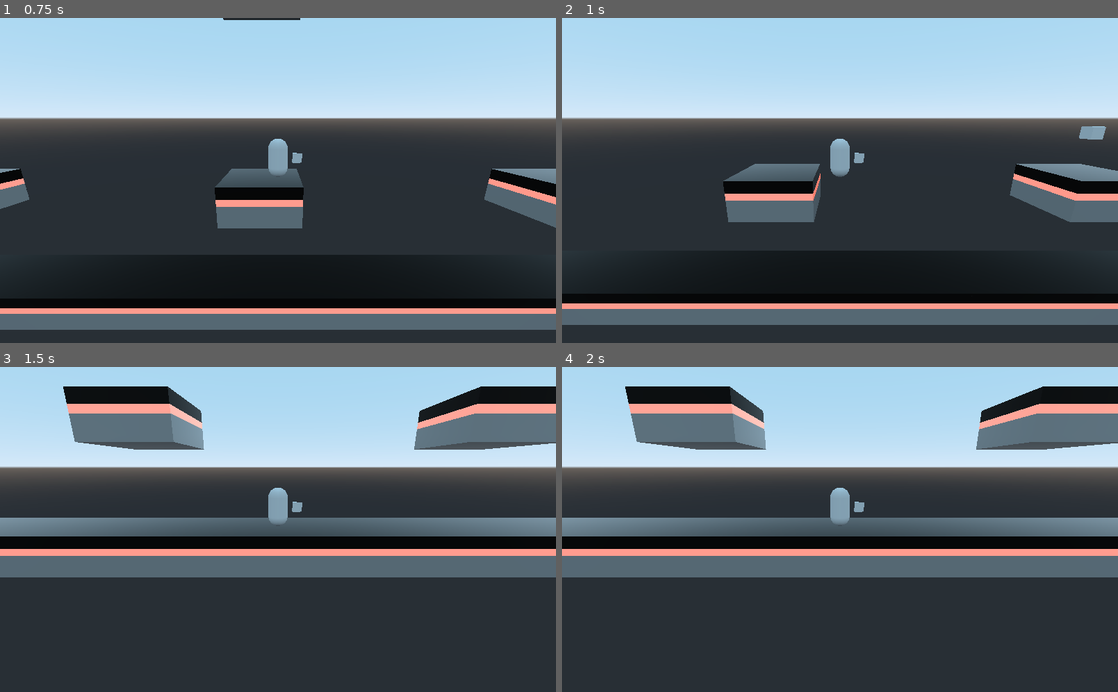
Above: before the commit, frames 1-4 (two rows, left to right).
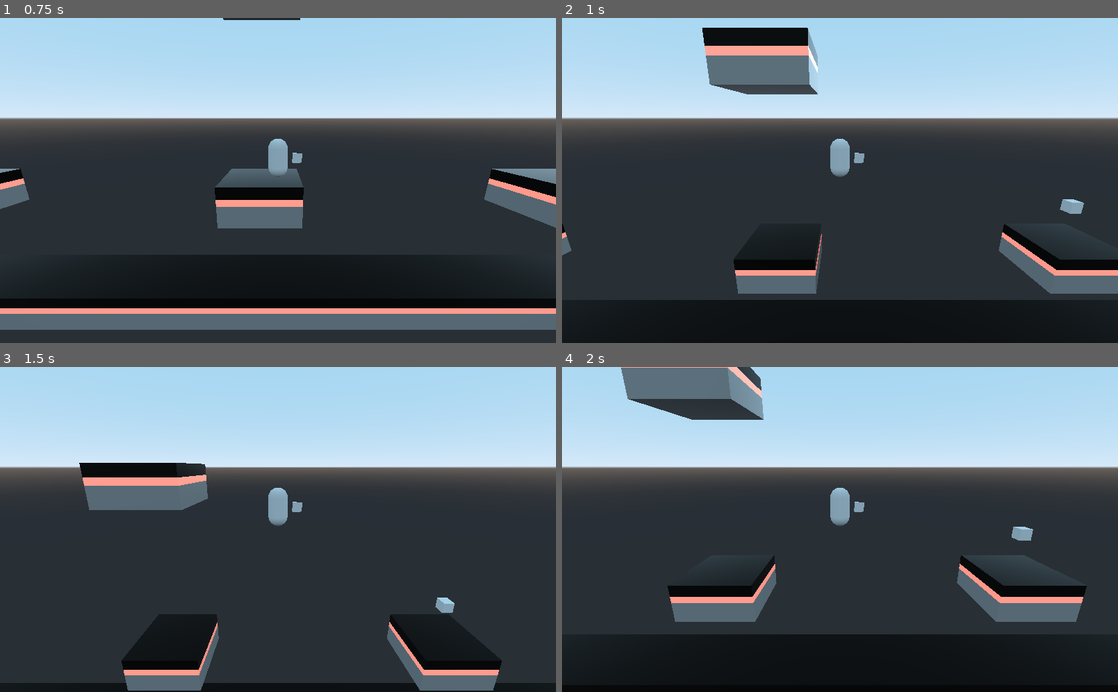
Above: after the commit, the same moments.

Repository: matgib38/Devoid
Game: Godot game, scene res://Entities/Test Level.tscn
The game is run twice, just before and just after one commit, with the same random seed, the same clock (stepped at 60 frames per second) and the same inputs.
Inputs:
- Up to frame 1 (0.75 s): tap Enter at 0.5 s; hold Right (ui_right) from 0.53 s (still down); tap Shift (do_dash, bound only after the commit) at 0.6 s
- Up to frame 2 (1 s): keep holding Right (ui_right); tap W (jump, bound only after the commit) at 0.77, 0.8 s
- Up to frame 3 (1.5 s): tap W (jump, bound only after the commit) at 1.07, 1.35 s; release Right (ui_right) at 1.28 s; hold Down (ui_down) from 1.28 s (still down)
- Up to frame 4 (2 s): keep holding Down (ui_down); tap W (jump, bound only after the commit) at 1.52, 1.82 s; tap Shift (do_dash, bound only after the commit) at 1.55 s

Frame 1 is identical in both runs. In frame 2, 32% of the frame differs, in the area x 0-100%, y 2-100%; in frame 3, 39%; in frame 4, 48%, in the area x 0-100%, y 0-100%.

Commit message:
added spike floor long

Diff:
--- a/Entities/Dash.tscn
+++ b/Entities/Dash.tscn
@@ -1,6 +1,6 @@
 [gd_scene load_steps=4 format=2]
 
-[ext_resource path="res://Dash.gd" type="Script" id=1]
+[ext_resource path="res://Entities/Dash.gd" type="Script" id=1]
 
 [sub_resource type="CubeMesh" id=1]
 
--- a/Entities/Movement.gd
+++ b/Entities/Movement.gd
@@ -23,7 +23,7 @@
 	var input = Vector3(
 		0,
 		0,
-		-int(Input.is_action_pressed("ui_left")) + int(Input.is_action_pressed("ui_right"))
+		-int(Input.is_action_pressed("left")) + int(Input.is_action_pressed("right"))
 	)
 	input = input.normalized()
 	return input
@@ -62,20 +62,20 @@
 	if is_on_wall():
 		can_double_jump = true
 
-	if Input.is_action_just_pressed("ui_up") and not is_on_floor() and double_jump == true and can_double_jump:
+	if Input.is_action_just_pressed("jump") and not is_on_floor() and double_jump == true and can_double_jump:
 		move_vector.y = jump
 		can_double_jump = false
 
-	if Input.is_action_just_pressed("ui_up") and is_on_floor(): #Codes for basic jump
+	if Input.is_action_just_pressed("jump") and is_on_floor(): #Codes for basic jump
 		move_vector.y = jump
 
-	if Input.is_action_just_pressed("ui_up") and is_on_wall() and wall_jump == true and can_wall_jump: #Codes for wall jump
+	if Input.is_action_just_pressed("jump") and is_on_wall() and wall_jump == true and can_wall_jump: #Codes for wall jump
 		move_vector.y = jump
 		can_wall_jump = false
 		can_double_jump = true
 		$WallJumpTimer.start()
 
-	if Input.is_action_just_pressed("ui_down") and dash and can_dash == true:
+	if Input.is_action_just_pressed("do_dash") and dash and can_dash == true:
 		speed = 50
 		max_speed = 50
 		dashing = true
--- a/Entities/Test Level.tscn
+++ b/Entities/Test Level.tscn
@@ -1,11 +1,11 @@
 [gd_scene load_steps=10 format=2]
 
-[ext_resource path="res://Entities/Player.tscn" type="PackedScene" id=1]
+[ext_resource path="res://Player/Player.tscn" type="PackedScene" id=1]
 [ext_resource path="res://Player/Camera.gd" type="Script" id=2]
 [ext_resource path="res://Player/CameraStopper.tscn" type="PackedScene" id=3]
 [ext_resource path="res://Platforms/long_red_platform.tscn" type="PackedScene" id=4]
 [ext_resource path="res://Entities/WallJump.tscn" type="PackedScene" id=5]
-[ext_resource path="res://Platforms/spike_floor_short.tscn" type="PackedScene" id=6]
+[ext_resource path="res://Platforms/spike_floor_long.tscn" type="PackedScene" id=6]
 [ext_resource path="res://Entities/DoubleJump.tscn" type="PackedScene" id=7]
 [ext_resource path="res://Platforms/red_platform.tscn" type="PackedScene" id=8]
 [ext_resource path="res://Entities/Dash.tscn" type="PackedScene" id=9]
@@ -76,8 +76,11 @@
 [node name="long_red_platform2" parent="." instance=ExtResource( 4 )]
 transform = Transform( 1, 0, 0, 0, 1, 0, 0, 0, 1, 0, -2, 19 )
 
-[node name="spike_floor_short" parent="." instance=ExtResource( 6 )]
-transform = Transform( 1.31134e-07, 0, -1, 0, 1, 0, 1, 0, 1.31134e-07, 0, -2, 35 )
-
 [node name="Dash" parent="." instance=ExtResource( 9 )]
 transform = Transform( 0.3, 0, 0, 0, 0.308, 0, 0, 0, 0.3, 0, 8, 3 )
+
+[node name="spike_floor_long" parent="." instance=ExtResource( 6 )]
+transform = Transform( 1, 0, 0, 0, 1, 0, 0, 0, 1, 0, -2, 43 )
+
+[node name="spike_floor_long2" parent="." instance=ExtResource( 6 )]
+transform = Transform( 1, 0, 0, 0, 1, 0, 0, 0, 1, 0, -2, 63 )
--- /dev/null
+++ b/Platforms/spike_floor_long.tscn
@@ -0,0 +1,19 @@
+[gd_scene load_steps=2 format=2]
+
+[ext_resource path="res://Platforms/spike_floor_short.tscn" type="PackedScene" id=1]
+
+[node name="spike_floor_long" type="Spatial"]
+
+[node name="spike_floor_short" parent="." instance=ExtResource( 1 )]
+
+[node name="spike_floor_short2" parent="." instance=ExtResource( 1 )]
+transform = Transform( 1.31134e-07, 0, -1, 0, 1, 0, 1, 0, 1.31134e-07, 0, 0, 4 )
+
+[node name="spike_floor_short3" parent="." instance=ExtResource( 1 )]
+transform = Transform( 1.31134e-07, 0, -1, 0, 1, 0, 1, 0, 1.31134e-07, 0, 0, 8 )
+
+[node name="spike_floor_short4" parent="." instance=ExtResource( 1 )]
+transform = Transform( 1.31134e-07, 0, -1, 0, 1, 0, 1, 0, 1.31134e-07, 0, 0, -4 )
+
+[node name="spike_floor_short5" parent="." instance=ExtResource( 1 )]
+transform = Transform( 1.31134e-07, 0, -1, 0, 1, 0, 1, 0, 1.31134e-07, 0, 0, -8 )
--- a/Entities/Player.tscn
+++ b/Player/Player.tscn
@@ -40,7 +40,6 @@
 one_shot = true
 
 [node name="DashTimeout" type="Timer" parent="."]
-wait_time = 1.5
 
 [connection signal="timeout" from="WallJumpTimer" to="." method="_on_WallJumpTimer_timeout"]
 [connection signal="timeout" from="DashLengthTimer" to="." method="_on_DashLengthTimer_timeout"]
--- a/project.godot
+++ b/project.godot
@@ -18,6 +18,32 @@
 run/main_scene="res://Entities/Test Level.tscn"
 config/icon="res://icon.png"
 
+[input]
+
+jump={
+"deadzone": 0.5,
+"events": [ Object(InputEventKey,"resource_local_to_scene":false,"resource_name":"","device":0,"alt":false,"shift":false,"control":false,"meta":false,"command":false,"pressed":false,"scancode":87,"unicode":0,"echo":false,"script":null)
+, Object(InputEventKey,"resource_local_to_scene":false,"resource_name":"","device":0,"alt":false,"shift":false,"control":false,"meta":false,"command":false,"pressed":false,"scancode":16777232,"unicode":0,"echo":false,"script":null)
+ ]
+}
+do_dash={
+"deadzone": 0.5,
+"events": [ Object(InputEventKey,"resource_local_to_scene":false,"resource_name":"","device":0,"alt":false,"shift":false,"control":false,"meta":false,"command":false,"pressed":false,"scancode":16777237,"unicode":0,"echo":false,"script":null)
+ ]
+}
+left={
+"deadzone": 0.5,
+"events": [ Object(InputEventKey,"resource_local_to_scene":false,"resource_name":"","device":0,"alt":false,"shift":false,"control":false,"meta":false,"command":false,"pressed":false,"scancode":65,"unicode":0,"echo":false,"script":null)
+, Object(InputEventKey,"resource_local_to_scene":false,"resource_name":"","device":0,"alt":false,"shift":false,"control":false,"meta":false,"command":false,"pressed":false,"scancode":16777231,"unicode":0,"echo":false,"script":null)
+ ]
+}
+right={
+"deadzone": 0.5,
+"events": [ Object(InputEventKey,"resource_local_to_scene":false,"resource_name":"","device":0,"alt":false,"shift":false,"control":false,"meta":false,"command":false,"pressed":false,"scancode":68,"unicode":0,"echo":false,"script":null)
+, Object(InputEventKey,"resource_local_to_scene":false,"resource_name":"","device":0,"alt":false,"shift":false,"control":false,"meta":false,"command":false,"pressed":false,"scancode":16777233,"unicode":0,"echo":false,"script":null)
+ ]
+}
+
 [rendering]
 
 quality/driver/driver_name="GLES2"
Renamed: Dash.gd -> Entities/Dash.gd
